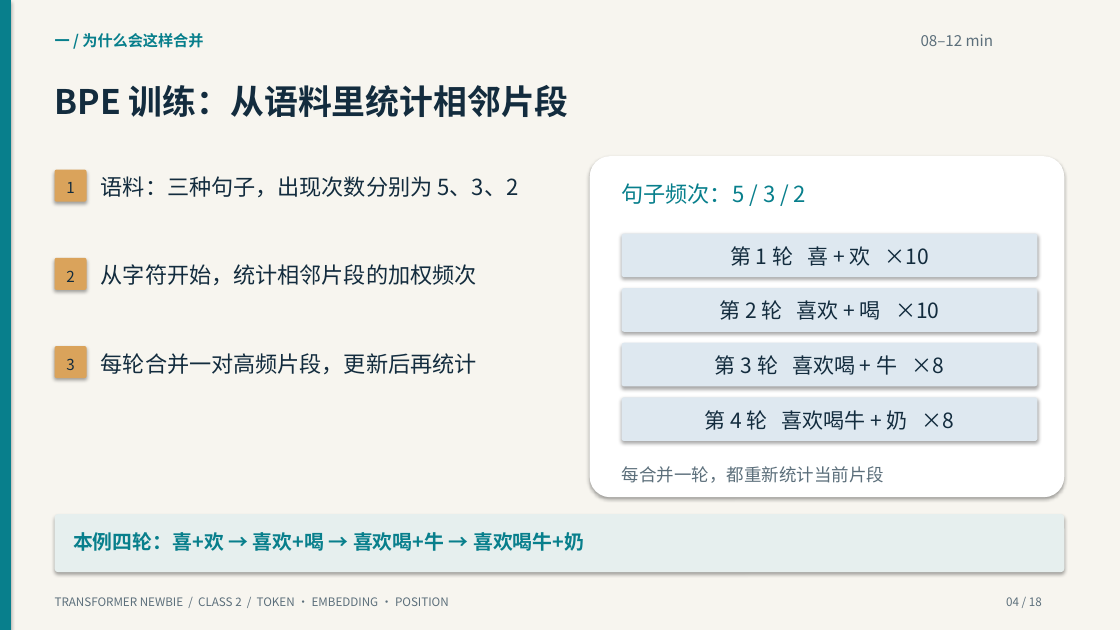
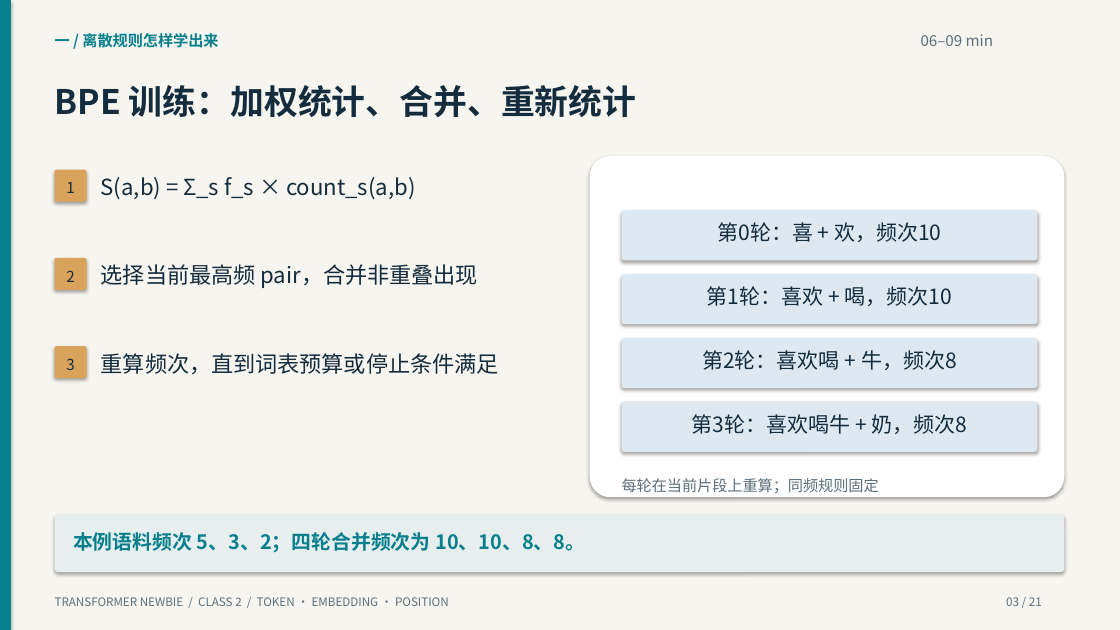
Before and after one commit to yangzy723/Transformer-Newbie, a slide deck: slide 3 of class2/class2_tokens_embeddings_positions.pptx (slide 4 before the commit). Drawn at 1120x630 pixels with LibreOffice and Linux fonts; fonts in the diff are those of the drawing. Boxes give left, top, right and bottom in pixels: in the first picture for what was removed or moved away, otherwise in the second. Text is boxed around its words. In the diff, an @@ line names an element or a change of style, - is before the commit and + after.

```diff
--- a/class2/class2_tokens_embeddings_positions.pptx
+++ b/class2/class2_tokens_embeddings_positions.pptx
@@ text at (55,33,218,48): text changed @@
-一 / 为什么会这样合并
+一 / 离散规则怎样学出来
@@ text at (921,34,993,46): text changed @@
-08–12 min
+06–09 min
@@ text at (55,85,637,117): text changed @@
-BPE 训练：从语料里统计相邻片段
+BPE 训练：加权统计、合并、重新统计
@@ text at (101,177,415,199): text changed @@
-语料：三种句子，出现次数分别为 5、3、2
+S(a,b) = Σ_s f_s × count_s(a,b)
@@ text removed at (622,183,806,204) @@
-句子频次：5 / 3 / 2
@@ rounded rectangle: place and size @@
-rounded rectangle at (622,234,1038,277)
+rounded rectangle at (622,210,1038,260)
@@ text at (717,222,941,242): text changed @@
-第 1 轮 喜 + 欢 ×10
+第0轮：喜 + 欢，频次10
@@ text at (101,264,478,288): text changed @@
-从字符开始，统计相邻片段的加权频次
+选择当前最高频 pair，合并非重叠出现
@@ rounded rectangle: place and size @@
-rounded rectangle at (622,288,1038,332)
+rounded rectangle at (622,274,1038,324)
@@ text at (707,286,952,306): text changed @@
-第 2 轮 喜欢 + 喝 ×10
+第1轮：喜欢 + 喝，频次10
@@ text at (101,353,499,374): text changed @@
-每轮合并一对高频片段，更新后再统计
+重算频次，直到词表预算或停止条件满足
@@ rounded rectangle: place and size @@
-rounded rectangle at (622,343,1038,386)
+rounded rectangle at (622,338,1038,388)
@@ text at (702,350,957,370): text changed @@
-第 3 轮 喜欢喝 + 牛 ×8
+第2轮：喜欢喝 + 牛，频次8
@@ rounded rectangle: place and size @@
-rounded rectangle at (622,397,1038,441)
+rounded rectangle at (622,402,1038,452)
@@ text at (692,414,968,434): text changed @@
-第 4 轮 喜欢喝牛 + 奶 ×8
+第3轮：喜欢喝牛 + 奶，频次8
@@ text at (622,478,879,493): text changed; size 15 to 13 pt @@
-每合并一轮，都重新统计当前片段
+每轮在当前片段上重算；同频规则固定
@@ text at (73,532,585,553): text changed @@
-本例四轮：喜+欢 → 喜欢+喝 → 喜欢喝+牛 → 喜欢喝牛+奶
+本例语料频次 5、3、2；四轮合并频次为 10、10、8、8。
@@ text at (1006,597,1042,606): text changed @@
-04 / 18
+03 / 21
```
Also in this commit, not shown: 5 other slides changed, 15 slides added, 12 slides removed, 33 other files.
